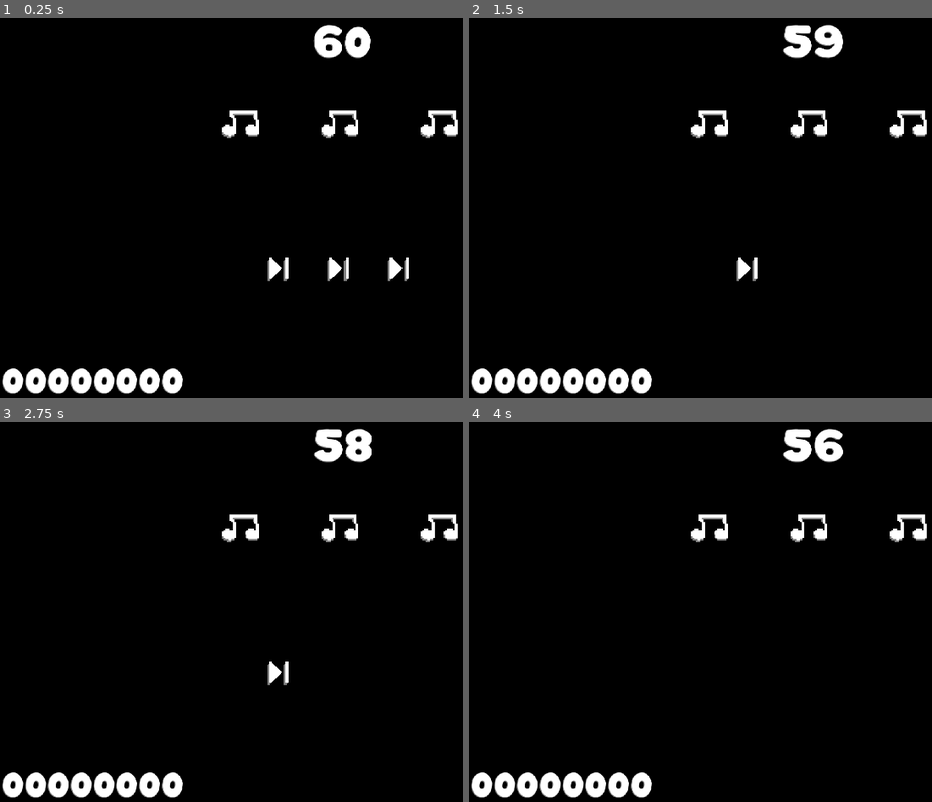
Above: before the commit, frames 1-4 (two rows, left to right).
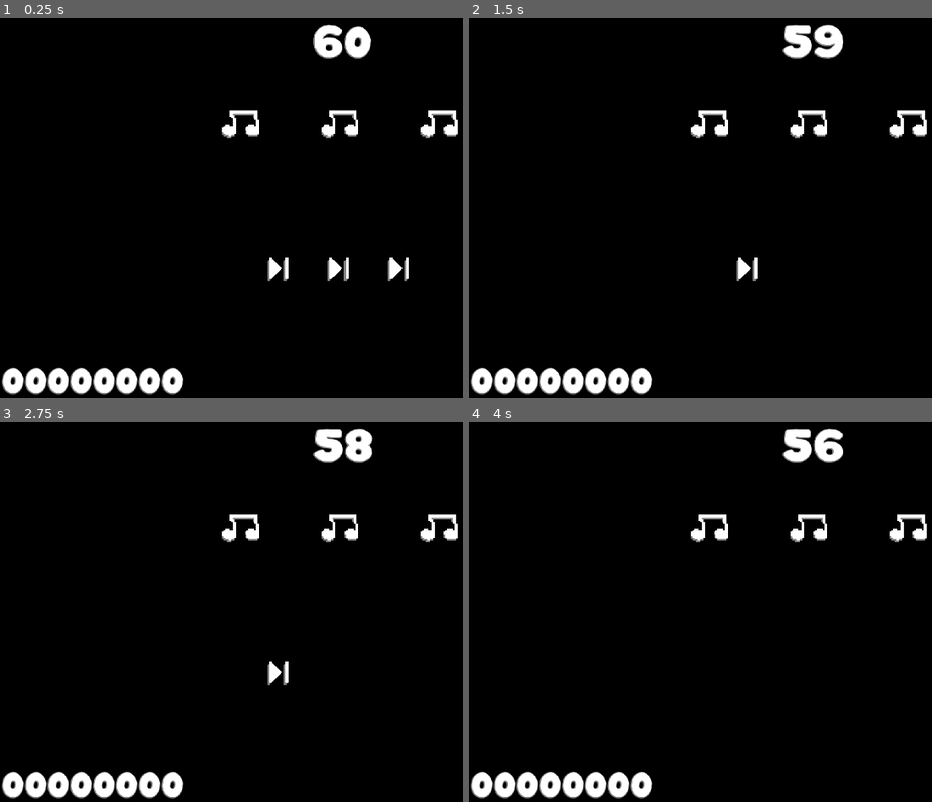
Above: after the commit, the same moments.

Repository: guacboy/guess_the_song
Game: Godot game, scene res://Interface/Gameplay/gameplay.tscn
The game is run twice, just before and just after one commit, with the same random seed, the same clock (stepped at 60 frames per second) and the same inputs. The project has no main scene, so this scene is started directly. Sound files missing from this copy of the repository are replaced by a short silence.
Inputs:
- Up to frame 1 (0.25 s): no input
- Up to frame 2 (1.5 s): tap Enter (return) at 0.5, 1.35 s; hold Tab (next) 0.53-1.28 s; tap Space at 1.25 s; hold Backspace (backspace) from 1.28 s (still down)
- Up to frame 3 (2.75 s): release Backspace (backspace) at 2.03 s; hold Tab (next) from 2.03 s (still down)
- Up to frame 4 (4 s): tap Enter (return) at 2.75, 2.85 s; release Tab (next) at 2.78 s; tap Space at 3.5 s; hold Backspace (backspace) from 3.53 s (still down); hold Tab (next) from 3.53 s (still down)

The runs differ from the first frame. In frame 1, 0.5% of the frame differs, in the area x 0-81%, y 1-100%; in frame 2, 0.5%; in frame 3, 0.5%; in frame 4, 0.5%.
Error in both runs: Trying to assign value of type 'Nil' to a variable of type 'String'. (res://Interface/Gameplay/music.gd:26)

Commit message:
modified score zero placeholders

Diff:
--- a/Interface/Gameplay/gameplay.tscn
+++ b/Interface/Gameplay/gameplay.tscn
@@ -32,12 +32,12 @@
 color = Color(0, 0, 0, 1)
 metadata/_edit_lock_ = true
 
-[node name="Round" type="RichTextLabel" parent="."]
+[node name="RoundTimer" type="RichTextLabel" parent="."]
 layout_mode = 1
 anchors_preset = -1
 anchor_left = 0.4625
 anchor_top = 0.0148148
-anchor_right = 0.566667
+anchor_right = 0.591667
 anchor_bottom = 0.121296
 grow_horizontal = 2
 grow_vertical = 2
@@ -45,13 +45,12 @@
 theme_override_colors/font_shadow_color = Color(0.505882, 0.505882, 0.505882, 1)
 theme_override_constants/shadow_offset_x = -1
 theme_override_constants/shadow_offset_y = 1
-theme_override_constants/shadow_outline_size = 5
+theme_override_constants/shadow_outline_size = 10
 theme_override_font_sizes/normal_font_size = 100
 text = "60"
 fit_content = true
 script = ExtResource("3_15iak")
 metadata/_edit_use_anchors_ = true
-metadata/_edit_lock_ = true
 
 [node name="Score" type="RichTextLabel" parent="."]
 layout_mode = 1
@@ -66,7 +65,7 @@
 theme_override_colors/font_shadow_color = Color(0.505882, 0.505882, 0.505882, 1)
 theme_override_constants/shadow_offset_x = -1
 theme_override_constants/shadow_offset_y = 1
-theme_override_constants/shadow_outline_size = 5
+theme_override_constants/shadow_outline_size = 10
 theme_override_font_sizes/normal_font_size = 80
 bbcode_enabled = true
 text = "00000000"
--- a/Interface/Gameplay/round.gd
+++ b/Interface/Gameplay/round.gd
@@ -1,12 +1,14 @@
 extends RichTextLabel
 
-var round_duration: int = 60
+var round_duration_second: int = 60
 
 func _ready() -> void:
 	on_round_duration_decrement()
 
 func on_round_duration_decrement() -> void:
-	await get_tree().create_timer(1.0).timeout
-	round_duration -= 1
-	text = str(round_duration)
+	await get_tree().create_timer(1).timeout
+
+	round_duration_second -= 1
+
+	text = str(round_duration_second)
 	on_round_duration_decrement()
--- a/Interface/Gameplay/score.gd
+++ b/Interface/Gameplay/score.gd
@@ -17,25 +17,8 @@
 func _on_score_increment() -> void:
 	current_score += 100 * combo
 
-	# allows for the zero placeholders on the left
-	var zero_placeholder: String = ""
-	if current_score >= 10000000:
-		pass
-	elif current_score >= 1000000:
-		zero_placeholder = "0"
-	elif current_score >= 100000:
-		zero_placeholder = "00"
-	elif current_score >= 10000:
-		zero_placeholder = "000"
-	elif current_score >= 1000:
-		zero_placeholder = "0000"
-	elif current_score >= 100:
-		zero_placeholder = "00000"
-	elif current_score >= 10:
-		zero_placeholder = "000000"
-
 	# if player reaches max score, the score will cap
 	if current_score >= 99999900:
 		current_score = 99999900
 
-	text = zero_placeholder + str(current_score)
+	text = str(current_score).pad_zeros(8)
